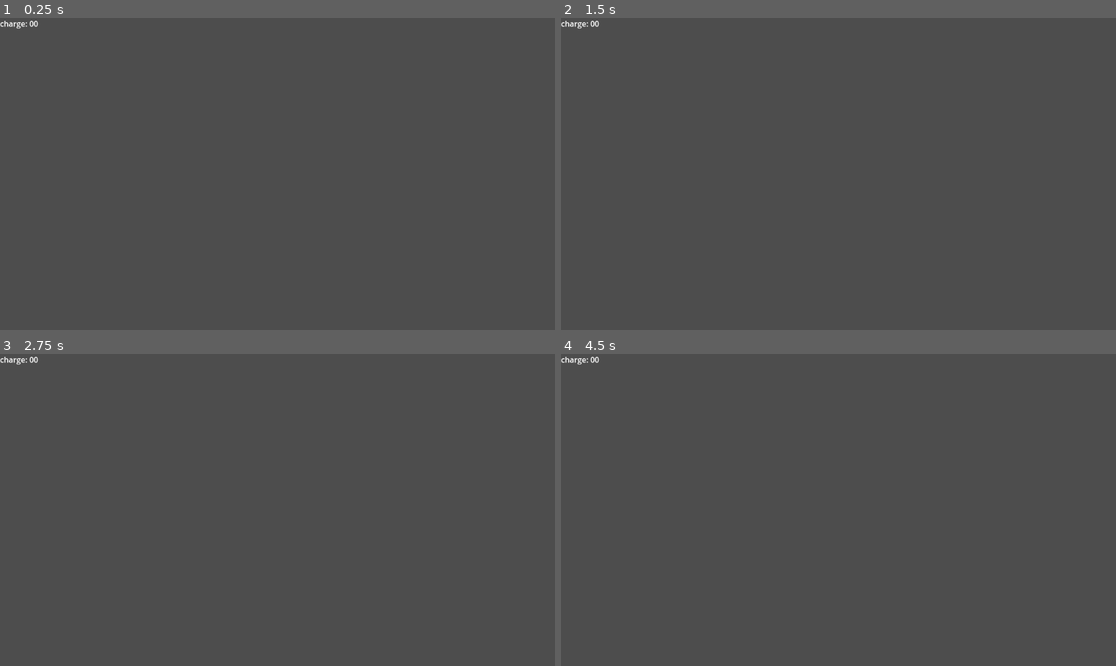
Above: before the commit, frames 1-4 (two rows, left to right).
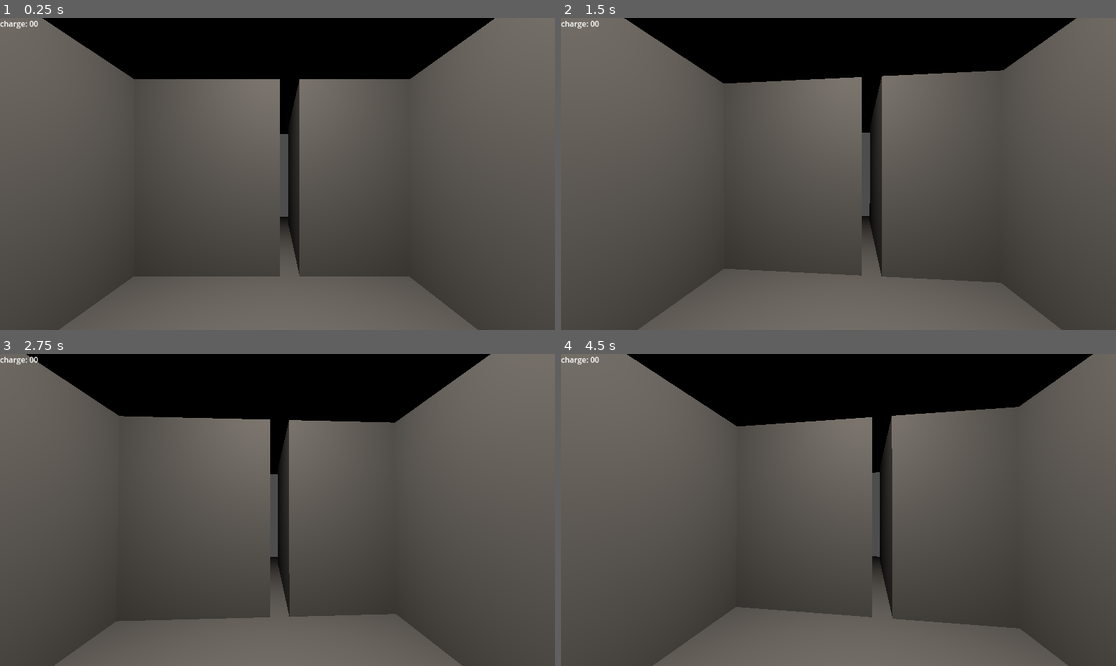
Above: after the commit, the same moments.

Repository: DerBrezel/elevator-pitch
Game: Godot game, scene res://scene_elevator_test.tscn
Two runs of this game, one before a commit and one after it. Both use one fixed random seed, a clock stepped at 60 frames per second and the inputs below.
Inputs (mouse positions are in pixels of both pictures, inside the frame that each line leads up to):
- Up to frame 1 (0.25 s): no input
- Up to frame 2 (1.5 s): tap Enter at 0.5 s; move the mouse to (866, 174) at 0.52 s; press the mouse at (866, 174) at 0.53 s; tap Space at 1.25 s; move the mouse to (810, 174) at 1.27 s; release the mouse at (810, 174) at 1.28 s; click (810, 174) at 1.35 s
- Up to frame 3 (2.75 s): tap Enter at 2 s; move the mouse to (288, 503) at 2.02 s; press the mouse at (288, 503) at 2.03 s
- Up to frame 4 (4.5 s): tap Space at 2.75, 4.25 s; move the mouse to (832, 516) at 2.77 s; release the mouse at (832, 516) at 2.78 s; click (832, 516) at 2.85 s; tap Enter at 3.5 s; move the mouse to (877, 513) at 3.52 s; press the mouse at (877, 513) at 3.53 s; move the mouse to (794, 506) at 4.27 s; release the mouse at (794, 506) at 4.28 s; click (794, 506) at 4.35 s

The runs differ from the first frame. In frame 1, 34% of the frame differs, in the area x 0-100%, y 0-100%; in frame 2, 34%; in frame 3, 35%; in frame 4, 35%.

Commit message:
feat: add directional light

Diff:
--- a/elevator/scenes/blockout_elevator.tscn
+++ b/elevator/scenes/blockout_elevator.tscn
@@ -1,9 +1,29 @@
-[gd_scene load_steps=2 format=3 uid="uid://bi8di2s6f4vcr"]
+[gd_scene format=3 uid="uid://bi8di2s6f4vcr"]
 
-[sub_resource type="ORMMaterial3D" id="ORMMaterial3D_sfjg6"]
-albedo_color = Color(0.43, 0.386355, 0.3397, 1)
+[node name="CSGBox3D" type="Node3D"]
 
-[node name="CSGBox3D" type="CSGBox3D"]
-visible = false
-flip_faces = true
-material = SubResource("ORMMaterial3D_sfjg6")
+[node name="CSGBox3D" type="CSGBox3D" parent="."]
+transform = Transform3D(1, 0, 0, 0, 1, 0, 0, 0, 1, -1.13652, 0, 0)
+size = Vector3(1, 1, 2)
+
+[node name="CSGBox3D4" type="CSGBox3D" parent="."]
+transform = Transform3D(1, 0, 0, 0, 1, 0, 0, 0, 1, 1.08314, -0.0826471, -0.125706)
+size = Vector3(1, 1, 2)
+
+[node name="CSGBox3D2" type="CSGBox3D" parent="."]
+transform = Transform3D(1, 0, 0, 0, 1, 0, 0, 0, 1, -0.111089, 0, 0.983819)
+size = Vector3(3, 1, 1)
+
+[node name="CSGBox3D3" type="CSGBox3D" parent="."]
+transform = Transform3D(1, 0, 0, 0, 1, 0, 0, 0, 1, 0.598, 0, -1.07584)
+
+[node name="CSGBox3D6" type="CSGBox3D" parent="."]
+transform = Transform3D(1, 0, 0, 0, 1, 0, 0, 0, 1, 0.0255482, 0.921261, -0.325465)
+size = Vector3(3, 1, 3)
+
+[node name="CSGBox3D7" type="CSGBox3D" parent="."]
+transform = Transform3D(1, 0, 0, 0, 1, 0, 0, 0, 1, 0.0255482, -0.953414, -0.325465)
+size = Vector3(3, 1, 3)
+
+[node name="CSGBox3D5" type="CSGBox3D" parent="."]
+transform = Transform3D(1, 0, 0, 0, 1, 0, 0, 0, 1, -0.487756, 0, -1.07584)
--- /dev/null
+++ b/elevator/scenes/elevator_door_light.tscn
@@ -0,0 +1,18 @@
+[gd_scene load_steps=4 format=3 uid="uid://cynltp4ml51my"]
+
+[ext_resource type="Script" path="res://elevator/scripts/elevator_door_light.gd" id="1_skfv3"]
+
+[sub_resource type="StandardMaterial3D" id="StandardMaterial3D_ny02b"]
+emission_enabled = true
+emission = Color(0.942101, 0.749559, 0.619229, 1)
+emission_energy_multiplier = 10.0
+
+[sub_resource type="CapsuleMesh" id="CapsuleMesh_fg6h1"]
+material = SubResource("StandardMaterial3D_ny02b")
+
+[node name="ElevatorDoorLight" type="Node3D"]
+script = ExtResource("1_skfv3")
+
+[node name="MeshInstance3D" type="MeshInstance3D" parent="."]
+gi_mode = 2
+mesh = SubResource("CapsuleMesh_fg6h1")
--- a/elevator/scenes/main_camera.tscn
+++ b/elevator/scenes/main_camera.tscn
@@ -6,13 +6,16 @@
 
 [sub_resource type="QuadMesh" id="QuadMesh_wq1jx"]
 
+[sub_resource type="NoiseTexture2D" id="NoiseTexture2D_mayob"]
+
 [sub_resource type="ShaderMaterial" id="ShaderMaterial_sxnyc"]
 render_priority = 0
 shader = ExtResource("3_67na1")
-shader_parameter/affine_mapping = false
+shader_parameter/affine_mapping = true
 shader_parameter/alpha_scissor = 0.5
 shader_parameter/jitter = 0.25
 shader_parameter/resolution = Vector2i(320, 240)
+shader_parameter/albedo = SubResource("NoiseTexture2D_mayob")
 
 [node name="Camera3D" type="Camera3D"]
 transform = Transform3D(1, 0, 0, 0, 1, 0, 0, 0, 1, 0, 0, 0.325404)
--- /dev/null
+++ b/elevator/scripts/elevator_door_light.gd
@@ -0,0 +1,12 @@
+extends Node3D
+
+@export var speed : float = 0.1
+# Called when the node enters the scene tree for the first time.
+func _ready() -> void:
+	pass # Replace with function body.
+
+
+# Called every frame. 'delta' is the elapsed time since the previous frame.
+func _process(delta: float) -> void:
+	position.y += speed
+	position.y = wrapf(position.y, -10, 10)
--- a/scene_elevator_test.tscn
+++ b/scene_elevator_test.tscn
@@ -1,10 +1,11 @@
-[gd_scene load_steps=6 format=3 uid="uid://b63pbsjgqmtr2"]
+[gd_scene load_steps=7 format=3 uid="uid://b63pbsjgqmtr2"]
 
 [ext_resource type="PackedScene" uid="uid://bi8di2s6f4vcr" path="res://elevator/scenes/blockout_elevator.tscn" id="1_jxdub"]
 [ext_resource type="PackedScene" uid="uid://bi5ww1gtcxmf3" path="res://elevator/scenes/main_camera.tscn" id="2_6blki"]
 [ext_resource type="PackedScene" uid="uid://br26srymvf3dg" path="res://elevator/scenes/world_environment.tscn" id="3_lr5sk"]
 [ext_resource type="PackedScene" uid="uid://ditlgrotff0a2" path="res://elevator/scenes/crank.tscn" id="4_otdx4"]
 [ext_resource type="PackedScene" uid="uid://cemfkyb0f4ip1" path="res://elevator/scenes/ui_label_debug_charge.tscn" id="5_t11yy"]
+[ext_resource type="PackedScene" uid="uid://cynltp4ml51my" path="res://elevator/scenes/elevator_door_light.tscn" id="6_1465r"]
 
 [node name="World" type="Node3D"]
 
@@ -33,3 +34,6 @@
 
 [node name="Label" parent="UI/Control" instance=ExtResource("5_t11yy")]
 layout_mode = 0
+
+[node name="ElevatorDoorLight" parent="." instance=ExtResource("6_1465r")]
+transform = Transform3D(1, 0, 0, 0, 1, 0, 0, 0, 1, 0.0823034, 0, -2.01636)
Not shown: 1 places in elevator/scenes/main_camera.tscn that only renumber resources
